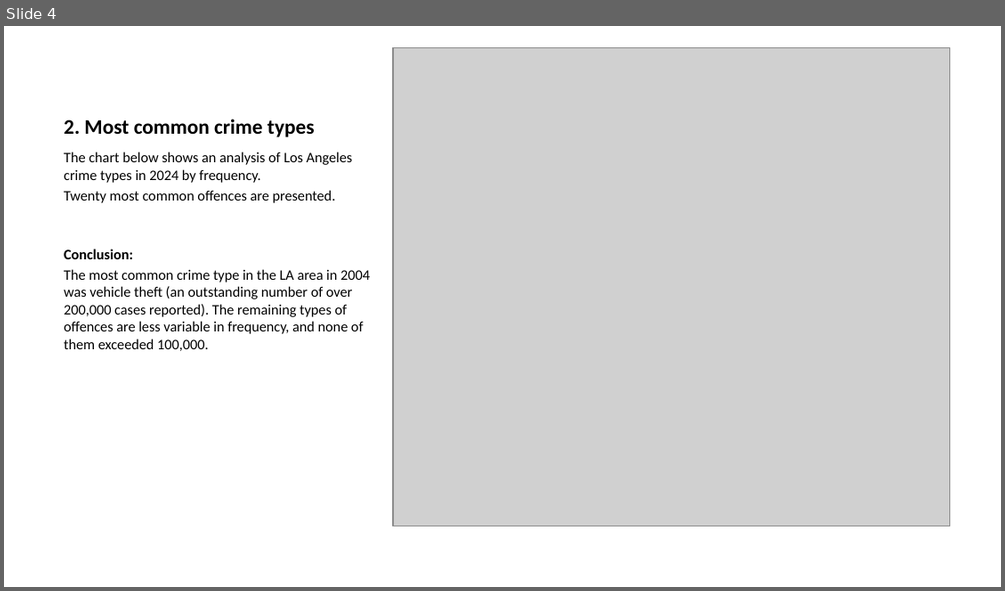
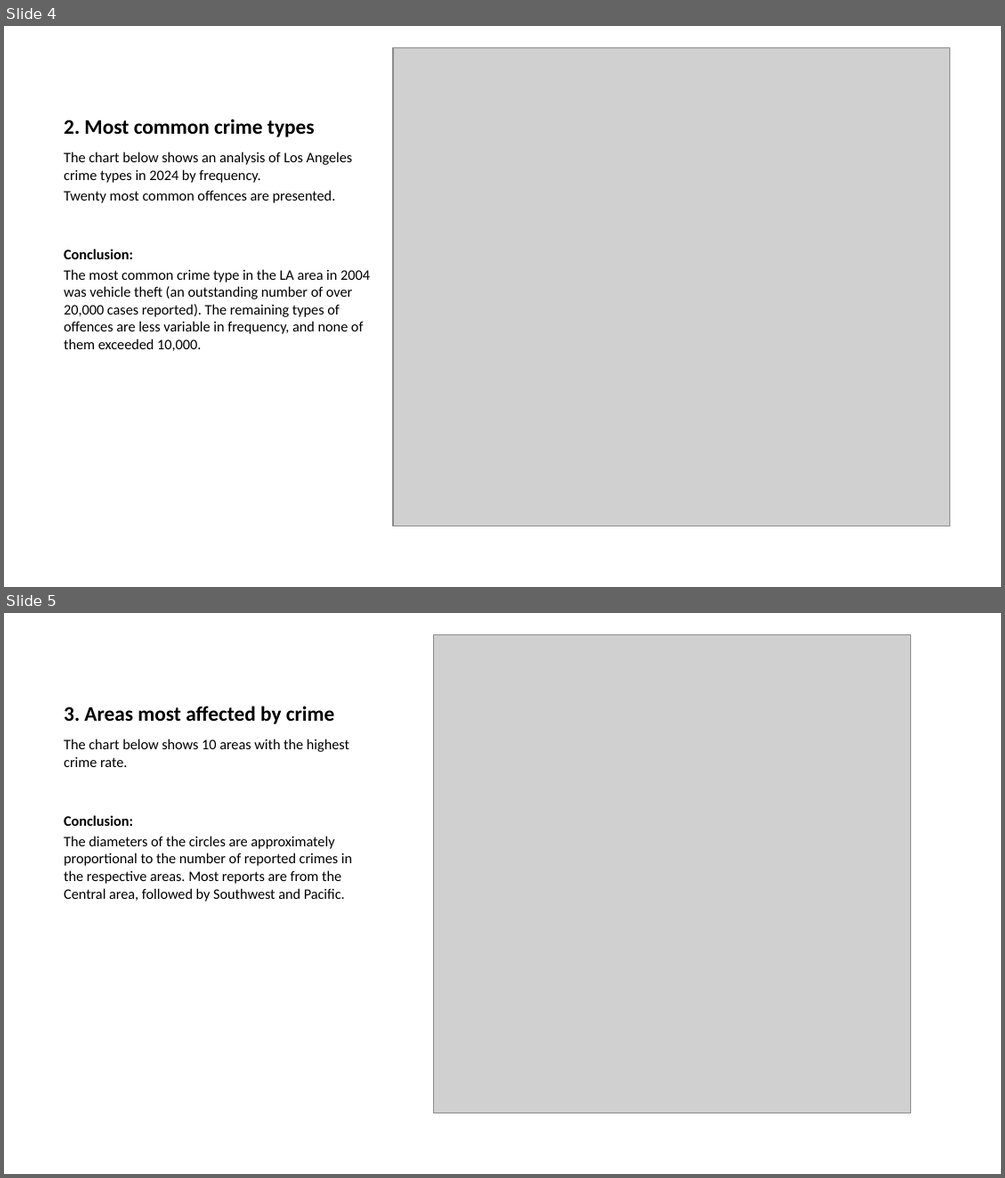
Before and after one commit to glizzynski/Project_Quarto_R, a slide deck: Project_Quarto_R.pptx. Shown one above the other, each under a label of ours: slide 4 before the commit, slides 4 and 5 after it. The pictures are 1005x591 and 1005x1178 pixels, drawn with LibreOffice and Linux fonts; fonts in the diff are those of the drawing; grey boxes stand for pictures. Boxes give left, top, right and bottom in pixels: in the first picture for what was removed or moved away, otherwise in the second. Text is boxed around its words. In the diff, an @@ line names an element or a change of style, - is before the commit and + after.

```diff
--- a/Project_Quarto_R.pptx
+++ b/Project_Quarto_R.pptx
@@ slide 5 added at (4, 613, 1001, 1174), background #FFFFFF @@
@@ picture added at (434, 635, 911, 1112) @@
@@ title added at (64, 706, 334, 724), 15 pt, text #000000, bold @@
+3. Areas most affected by crime
@@ text added at (64, 738, 352, 901), 10.5 pt, text #000000 @@
+The chart below shows 10 areas with the highest crime rate.
+Conclusion:
+The diameters of the circles are approximately proportional to the number of reported crimes in the respective areas. Most reports are from the Central area, followed by Southwest and Pacific.
@@ slide 4 changed as well @@
@@ text at (64, 269, 370, 351): text changed @@
-The most common crime type in the LA area in 2004 was vehicle theft (an outstanding number of over 200,000 cases reported). The remaining types of offences are less variable in frequency, and none of them exceeded 100,000.
+The most common crime type in the LA area in 2004 was vehicle theft (an outstanding number of over 20,000 cases reported). The remaining types of offences are less variable in frequency, and none of them exceeded 10,000.
```
Also in this commit, not shown: 5 other slides changed, 3 other slides added, 3 other files.
